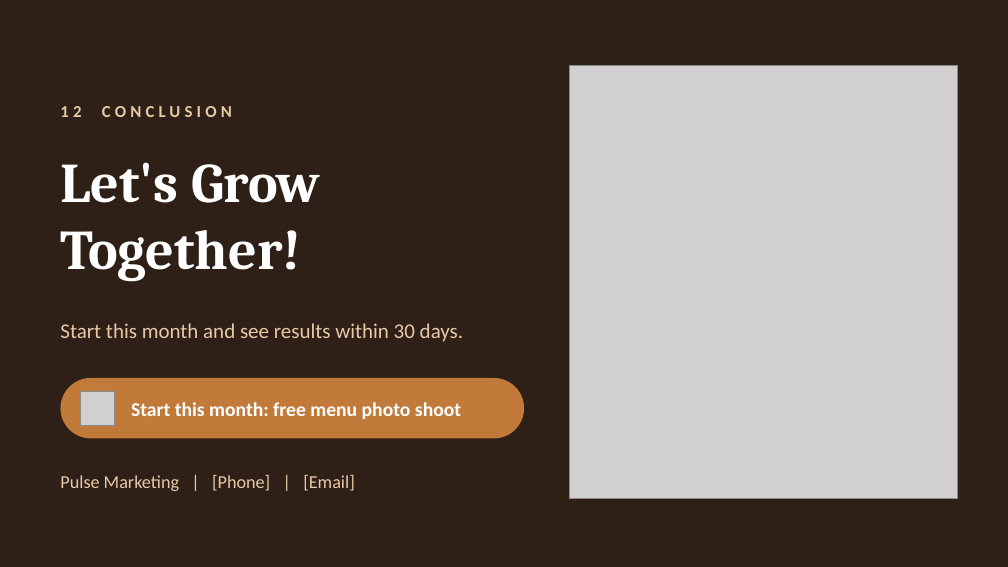
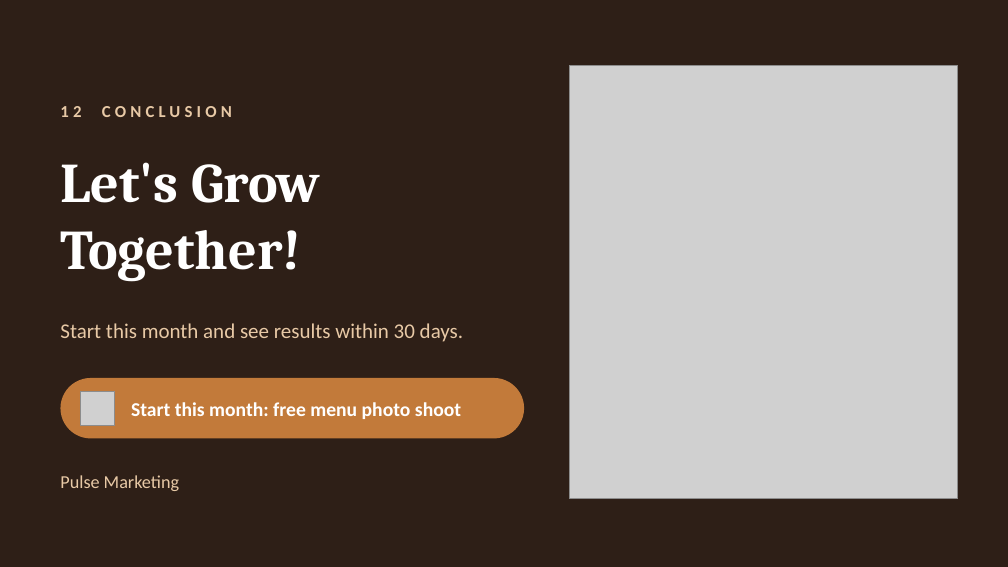
Before and after one commit to RahmaOshba/RahmaOshba, a slide deck: slide 13 of Cafe_Marketing_Proposal.pptx. Drawn at 1008x567 pixels with LibreOffice and Linux fonts; fonts in the diff are those of the drawing; grey boxes stand for pictures. Boxes give left, top, right and bottom in pixels: in the first picture for what was removed or moved away, otherwise in the second. Text is boxed around its words. In the diff, an @@ line names an element or a change of style, - is before the commit and + after.

```diff
--- a/Cafe_Marketing_Proposal.pptx
+++ b/Cafe_Marketing_Proposal.pptx
@@ text at bbox=[60, 475, 179, 491]: text changed @@
-Pulse Marketing | [Phone] | [Email]
+Pulse Marketing
```
Also in this commit, not shown: 1 other file.
